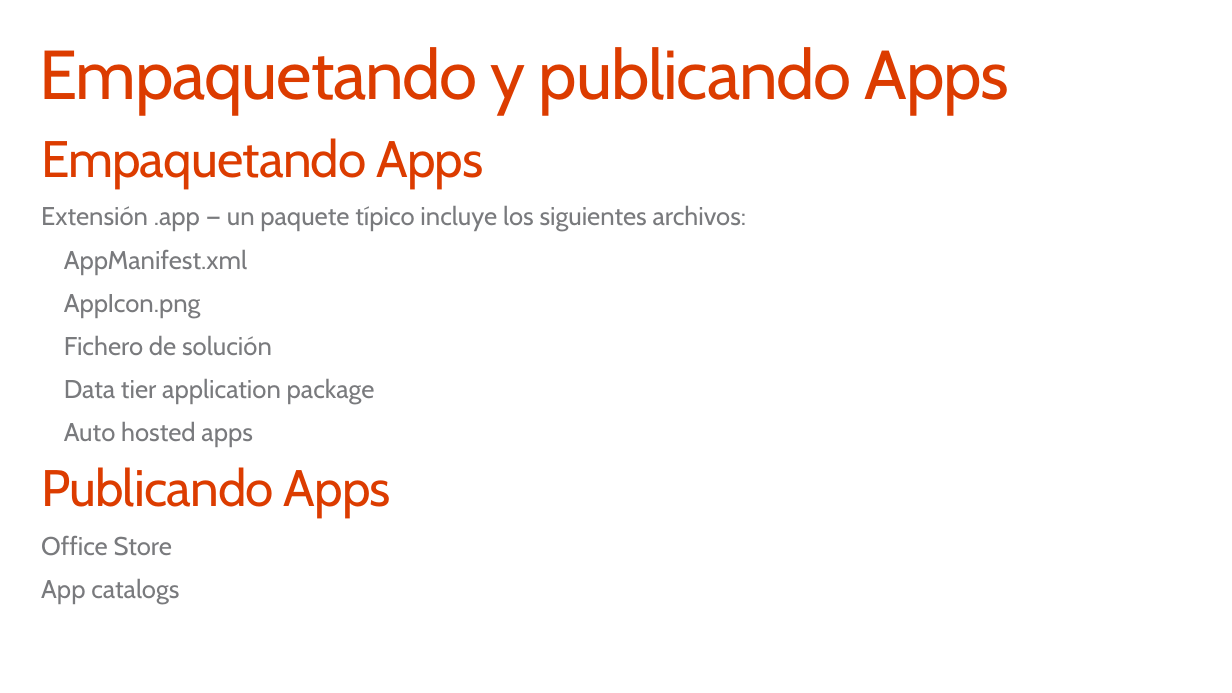
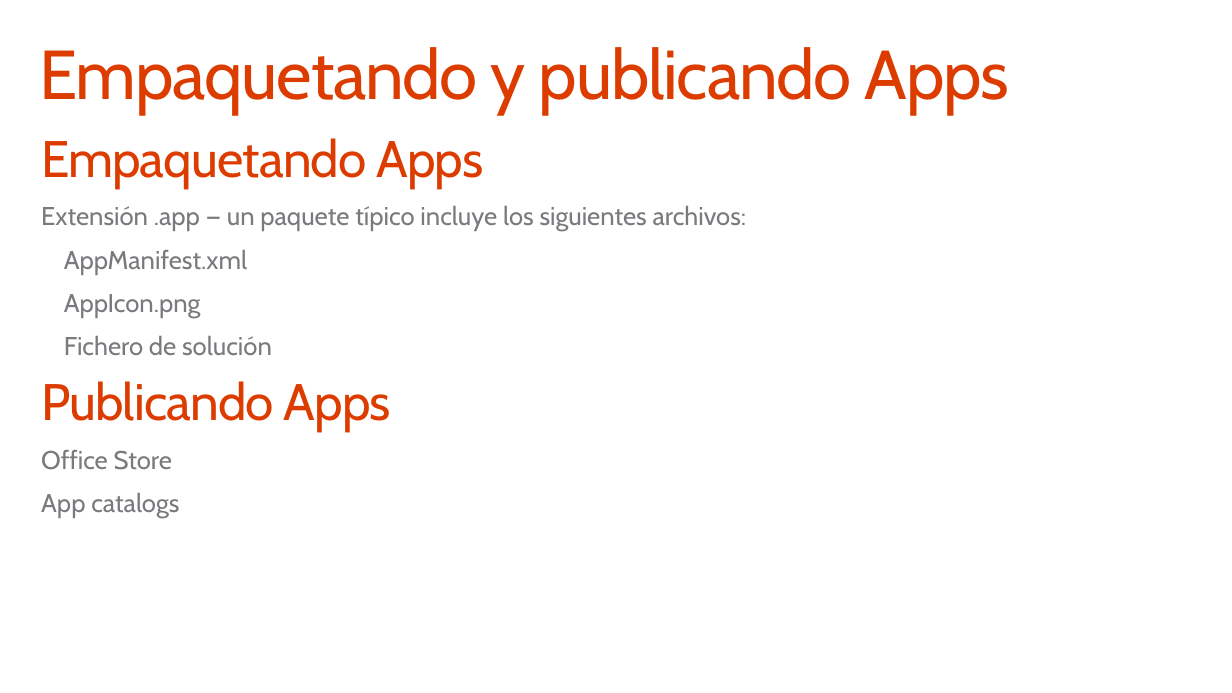
Before and after one commit to CompartiMOSS/Office-365-Ignite, a slide deck: slide 24 of 2. Introducción a las Apps para SharePoint y para Office/02 - Introducción a las Apps para SharePoint.pptx. Drawn at 1232x693 pixels with LibreOffice and Linux fonts; fonts in the diff are those of the drawing. Boxes give left, top, right and bottom in pixels: in the first picture for what was removed or moved away, otherwise in the second. Text is boxed around its words. In the diff, an @@ line names an element or a change of style, - is before the commit and + after.

Commit message:
Actualización de las presentaciones del módulo 2 y 7

```diff
--- a/2. Introducción a las Apps para SharePoint y para Office/02 - Introducción a las Apps para SharePoint.pptx
+++ b/2. Introducción a las Apps para SharePoint y para Office/02 - Introducción a las Apps para SharePoint.pptx
@@ text at bbox=[64, 379, 375, 447]: paragraphs removed @@
-    Data tier application package
-    Auto hosted apps
```
